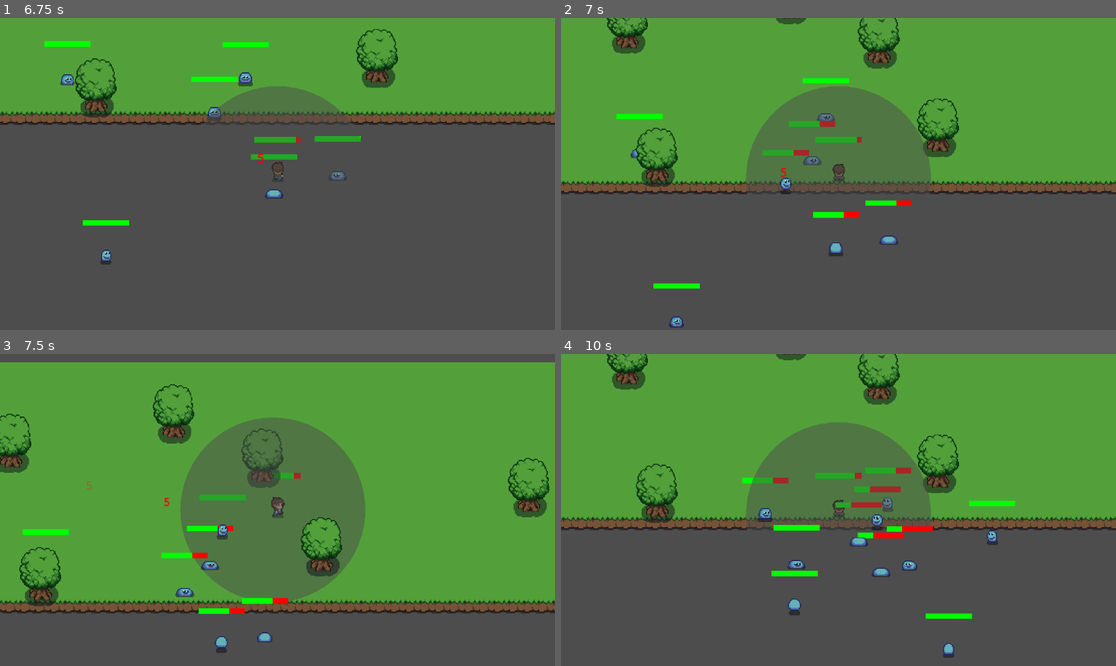
Above: before the commit, frames 1-4 (two rows, left to right).
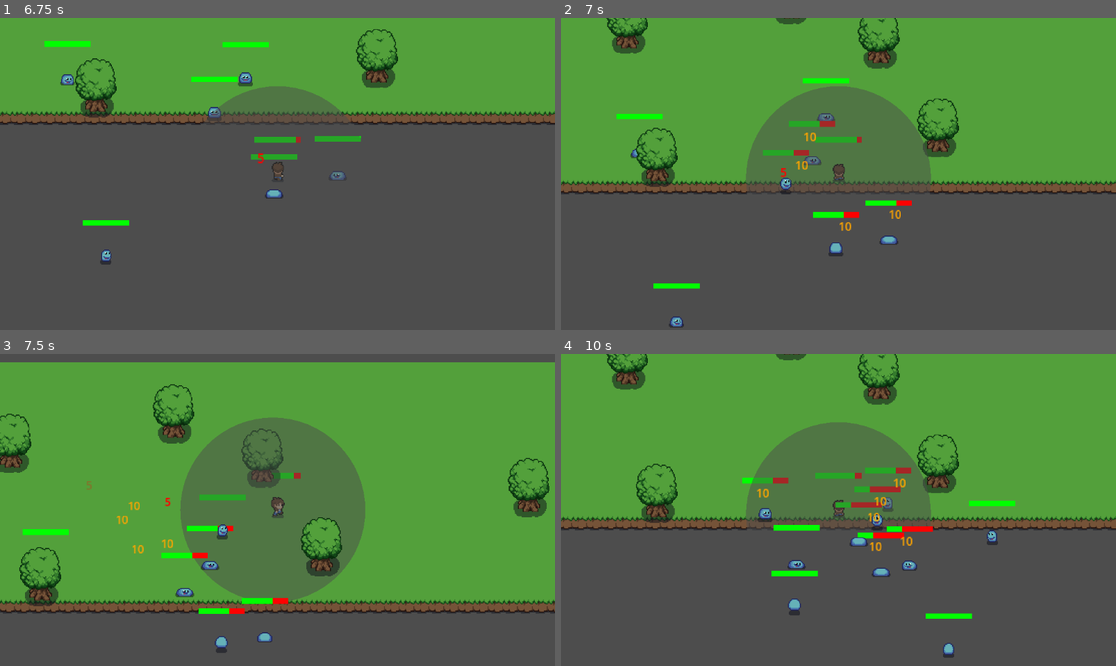
Above: after the commit, the same moments.

Repository: lujack88/survivor_game_clone
Game: Godot game, scene res://scenes/world.tscn
Same seed, same stepped clock (60 frames per second), same inputs: the game is played once before the commit and once after it.
Inputs:
- Up to frame 1 (6.75 s): tap Enter at 0.5 s; hold D (move_right) 0.53-1.28 s; hold S (move_down) 1.28-2.03 s; hold D (move_right) 2.03-2.78 s; hold W (move_up) 2.78-3.53 s; hold A (move_left) 3.53-5.03 s; hold S (move_down) 5.03-5.78 s; hold D (move_right) 5.78-6.53 s; hold W (move_up) from 6.53 s (still down)
- Up to frame 2 (7 s): keep holding W (move_up)
- Up to frame 3 (7.5 s): release W (move_up) at 7.28 s; hold D (move_right) from 7.28 s (still down)
- Up to frame 4 (10 s): release D (move_right) at 8.03 s; hold S (move_down) 8.03-8.78 s; hold A (move_left) 8.78-9.53 s; hold W (move_up) from 9.53 s (still down)

Frame 1 is identical in both runs. In frame 2, 0.1% of the frame differs, in the area x 42-62%, y 36-69%; in frame 3, 0.2%; in frame 4, 0.2%, in the area x 35-64%, y 39-64%.

Commit message:
added damage text for slimes

Diff:
--- a/scripts/slime.gd
+++ b/scripts/slime.gd
@@ -12,6 +12,7 @@
 @onready var player := $"../Player"
 
 # Health system
+var damage_text_scene = preload("res://scripts/damagetext.gd")
 @export var health = 30
 @export var max_health = 30
 var hp_bar_background: ColorRect
@@ -70,10 +71,18 @@
 		can_attack = false
 		attack_timer = cooldown
 
+func show_damage_text(damage_amount: int):
+	var damage_text = Label.new()
+	damage_text.set_script(damage_text_scene)
+	get_parent().add_child(damage_text)
+	var text_position = global_position + Vector2(randf_range(-15, 15), -30)
+	damage_text.setup_damage_text(damage_amount, text_position, Color.ORANGE)
+
 func take_damage(incoming_damage: int) -> void:
 	health -= incoming_damage
 	update_hp_bar()
 	print("Slime took ", incoming_damage, " damage. Health: ", health)
+	show_damage_text(incoming_damage)
 
 	if health <= 0:
 		die()
Not shown, added: scenes/slime.tscn395586541.tmp
